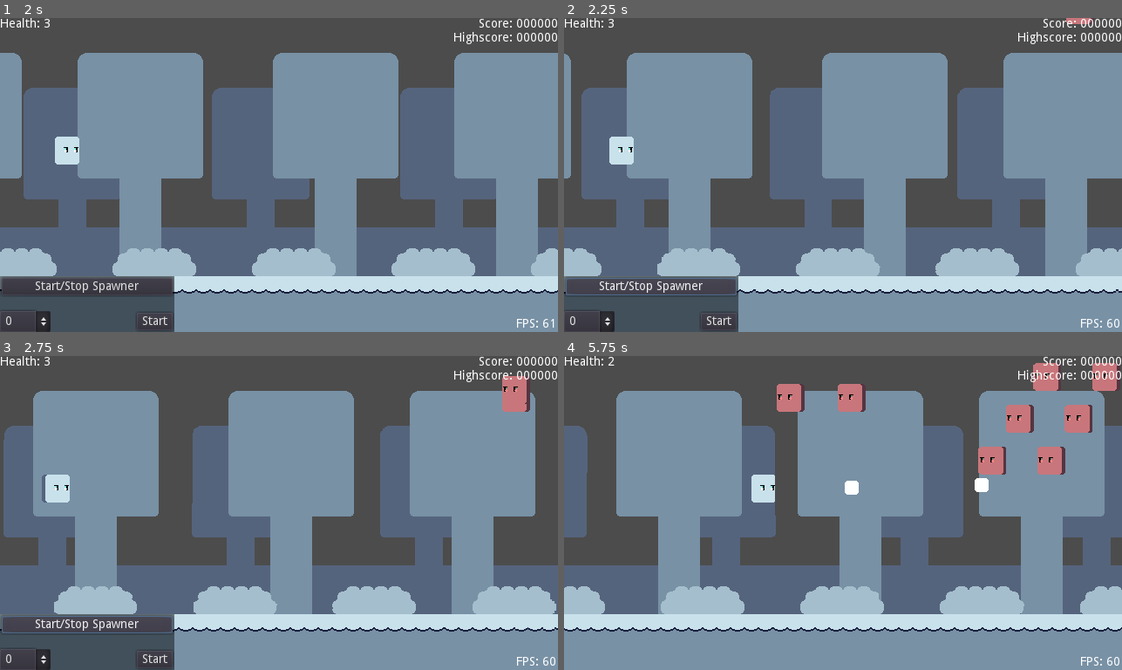
Above: before the commit, frames 1-4 (two rows, left to right).
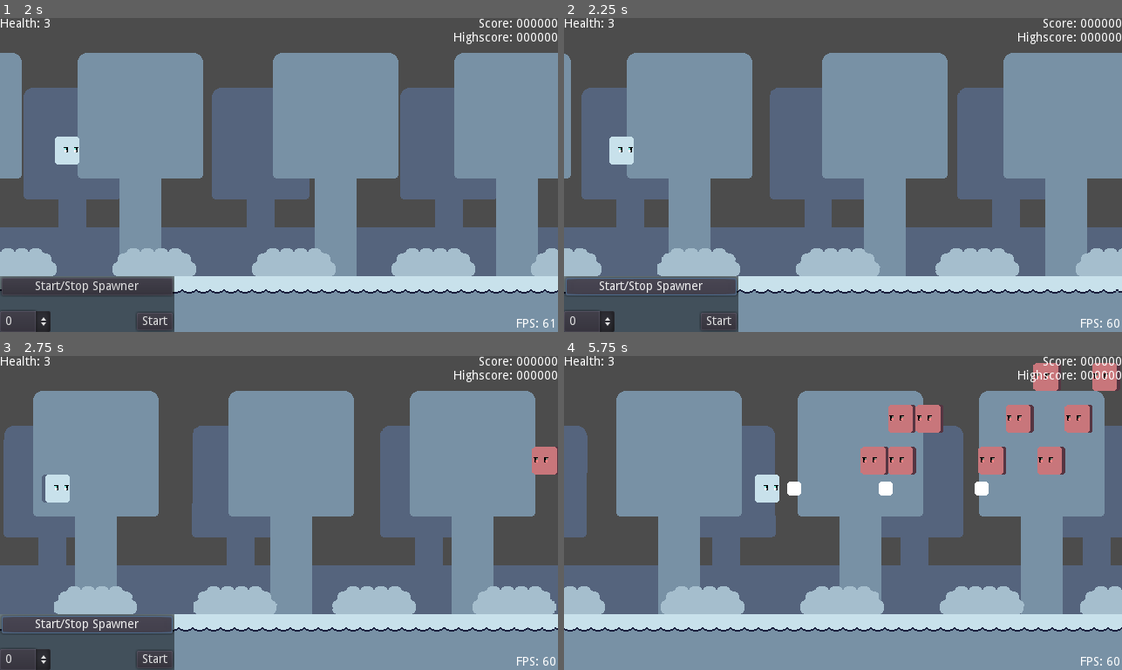
Above: after the commit, the same moments.

Repository: NexusrexDev/Geoshootria
Game: Godot game, scene res://Scenes/Rooms/MainMenu.tscn
Two runs of this game, one before a commit and one after it. Both use one fixed random seed, a clock stepped at 60 frames per second and the inputs below.
Inputs:
- Up to frame 1 (2 s): tap Enter (ui_select) at 0.5 s; hold D (ui_right) 0.53-1.28 s; hold Space (ui_accept) 0.53-1.28 s; tap Y (ui_customspawn) at 0.6, 1.55 s; hold S (ui_down) from 1.28 s (still down); tap Space (ui_accept) at 1.35, 1.52, 1.82 s
- Up to frame 2 (2.25 s): release S (ui_down) at 2 s; click "Start/Stop Spawner" at 2 s
- Up to frame 3 (2.75 s): no input
- Up to frame 4 (5.75 s): click "Start/Stop Spawner" at 2.75 s; click "Start" at 3.5 s; click "Start" at 4.25 s; hold D (ui_right) from 5.03 s (still down); hold Space (ui_accept) from 5.03 s (still down); tap Y (ui_customspawn) at 5.1 s

Frame 1 is identical in both runs. In frame 2, less than 0.1% of the frame differs, in the area x 90-95%, y 0-2%; in frame 3, 0.9%; in frame 4, 3.1%, in the area x 7-77%, y 1-47%.

Commit message:
Enemy work and refactors - Base for a new enemy action (Movement - Repositioning: dummyEnemy.gd) - Refactored the creationProperties into introProperties and actionProperties - Refactored the shooting method in the projectileCreator class into 3 separate functions - Enabled VSync

Diff:
--- a/Assets/Resources/easyPattern1.tres
+++ b/Assets/Resources/easyPattern1.tres
@@ -1,10 +1,10 @@
-[gd_resource type="Resource" load_steps=22 format=2]
+[gd_resource type="Resource" load_steps=14 format=2]
 
 [ext_resource path="res://Scripts/CustomResources/Spawner/patternResource.gd" type="Script" id=1]
 [ext_resource path="res://Scripts/CustomResources/Spawner/enemyResource.gd" type="Script" id=2]
 [ext_resource path="res://Scripts/CustomResources/directionResource.gd" type="Script" id=3]
 
-[sub_resource type="Resource" id=1]
+[sub_resource type="Resource" id=19]
 resource_name = "Direction"
 script = ExtResource( 3 )
 dir = 1
@@ -15,13 +15,8 @@
 enemyType = 1
 createAtPlayer = false
 enemyPosition = Vector2( 688, 164 )
-creationProperties = SubResource( 1 )
+actionProperties = SubResource( 19 )
 timeBreak = 0.3
-
-[sub_resource type="Resource" id=3]
-resource_name = "Direction"
-script = ExtResource( 3 )
-dir = 1
 
 [sub_resource type="Resource" id=4]
 resource_name = "Sinewave"
@@ -29,13 +24,8 @@
 enemyType = 1
 createAtPlayer = false
 enemyPosition = Vector2( 688, 164 )
-creationProperties = SubResource( 3 )
+actionProperties = SubResource( 19 )
 timeBreak = 0.3
-
-[sub_resource type="Resource" id=5]
-resource_name = "Direction"
-script = ExtResource( 3 )
-dir = 1
 
 [sub_resource type="Resource" id=6]
 resource_name = "Sinewave"
@@ -43,13 +33,8 @@
 enemyType = 1
 createAtPlayer = false
 enemyPosition = Vector2( 688, 164 )
-creationProperties = SubResource( 5 )
+actionProperties = SubResource( 19 )
 timeBreak = 2.0
-
-[sub_resource type="Resource" id=10]
-resource_name = "Direction"
-script = ExtResource( 3 )
-dir = 1
 
 [sub_resource type="Resource" id=7]
 resource_name = "Sinewave"
@@ -57,13 +42,8 @@
 enemyType = 1
 createAtPlayer = false
 enemyPosition = Vector2( 688, 256 )
-creationProperties = SubResource( 10 )
+actionProperties = SubResource( 19 )
 timeBreak = 0.3
-
-[sub_resource type="Resource" id=11]
-resource_name = "Direction"
-script = ExtResource( 3 )
-dir = 1
 
 [sub_resource type="Resource" id=8]
 resource_name = "Sinewave"
@@ -71,13 +51,8 @@
 enemyType = 1
 createAtPlayer = false
 enemyPosition = Vector2( 688, 256 )
-creationProperties = SubResource( 11 )
+actionProperties = SubResource( 19 )
 timeBreak = 0.3
-
-[sub_resource type="Resource" id=12]
-resource_name = "Direction"
-script = ExtResource( 3 )
-dir = 1
 
 [sub_resource type="Resource" id=9]
 resource_name = "Sinewave"
@@ -85,13 +60,8 @@
 enemyType = 1
 createAtPlayer = false
 enemyPosition = Vector2( 688, 256 )
-creationProperties = SubResource( 12 )
+actionProperties = SubResource( 19 )
 timeBreak = 2.0
-
-[sub_resource type="Resource" id=13]
-resource_name = "Direction"
-script = ExtResource( 3 )
-dir = 1
 
 [sub_resource type="Resource" id=14]
 resource_name = "Sinewave"
@@ -99,13 +69,8 @@
 enemyType = 1
 createAtPlayer = false
 enemyPosition = Vector2( 688, 72 )
-creationProperties = SubResource( 13 )
+actionProperties = SubResource( 19 )
 timeBreak = 0.3
-
-[sub_resource type="Resource" id=15]
-resource_name = "Direction"
-script = ExtResource( 3 )
-dir = 1
 
 [sub_resource type="Resource" id=16]
 resource_name = "Sinewave"
@@ -113,13 +78,8 @@
 enemyType = 1
 createAtPlayer = false
 enemyPosition = Vector2( 688, 72 )
-creationProperties = SubResource( 15 )
+actionProperties = SubResource( 19 )
 timeBreak = 0.3
-
-[sub_resource type="Resource" id=17]
-resource_name = "Direction"
-script = ExtResource( 3 )
-dir = 1
 
 [sub_resource type="Resource" id=18]
 resource_name = "Sinewave"
@@ -127,7 +87,7 @@
 enemyType = 1
 createAtPlayer = false
 enemyPosition = Vector2( 688, 72 )
-creationProperties = SubResource( 17 )
+actionProperties = SubResource( 19 )
 timeBreak = 0.0
 
 [resource]
--- /dev/null
+++ b/Scenes/Objects/EnemyFile/dummyEnemy.tscn
@@ -0,0 +1,14 @@
+[gd_scene load_steps=5 format=2]
+
+[ext_resource path="res://Scenes/Objects/Enemy.tscn" type="PackedScene" id=1]
+[ext_resource path="res://Scripts/Prototyping/dummyEnemy.gd" type="Script" id=2]
+[ext_resource path="res://Scenes/Objects/enemyProjectile.tscn" type="PackedScene" id=3]
+[ext_resource path="res://Scripts/projectileCreator.gd" type="Script" id=4]
+
+[node name="dummyEnemy" instance=ExtResource( 1 )]
+script = ExtResource( 2 )
+
+[node name="projectileCreator" type="Position2D" parent="." index="4"]
+position = Vector2( 0, -16 )
+script = ExtResource( 4 )
+projectileReferences = [ ExtResource( 3 ) ]
--- a/Scenes/Objects/Player.tscn
+++ b/Scenes/Objects/Player.tscn
@@ -30,7 +30,7 @@
 one_shot = true
 
 [node name="shootTimer" type="Timer" parent="."]
-wait_time = 0.4
+wait_time = 0.3
 one_shot = true
 
 [node name="DamageBox" type="Area2D" parent="."]
--- a/Scenes/Rooms/Level.tscn
+++ b/Scenes/Rooms/Level.tscn
@@ -8,15 +8,9 @@
 [ext_resource path="res://Scripts/ParallaxManager.gd" type="Script" id=6]
 [ext_resource path="res://Scenes/Objects/Spawner.tscn" type="PackedScene" id=7]
 [ext_resource path="res://Scenes/Objects/Interfaces/Gameplay/HUD.tscn" type="PackedScene" id=8]
-[ext_resource path="res://Assets/Resources/difficultPattern2.tres" type="Resource" id=9]
 [ext_resource path="res://Assets/Resources/easyPattern0.tres" type="Resource" id=10]
 [ext_resource path="res://Assets/Resources/empoweringPattern.tres" type="Resource" id=11]
-[ext_resource path="res://Assets/Resources/easyPattern4.tres" type="Resource" id=12]
-[ext_resource path="res://Assets/Resources/easyPattern3.tres" type="Resource" id=13]
-[ext_resource path="res://Assets/Resources/difficultPattern1.tres" type="Resource" id=14]
-[ext_resource path="res://Assets/Resources/easyPattern2.tres" type="Resource" id=15]
 [ext_resource path="res://Assets/Resources/easyPattern1.tres" type="Resource" id=16]
-[ext_resource path="res://Assets/Resources/difficultPattern0.tres" type="Resource" id=17]
 [ext_resource path="res://Scenes/Objects/Enemies/normalEnemy.tscn" type="PackedScene" id=18]
 [ext_resource path="res://Assets/Prototype/Audio/gamefirst.ogg" type="AudioStream" id=19]
 [ext_resource path="res://Assets/Animations/GameOver.tres" type="Animation" id=20]
@@ -182,7 +176,7 @@
 bus = "Music"
 
 [node name="Spawner" parent="." instance=ExtResource( 7 )]
-enemyPatterns = [ ExtResource( 10 ), ExtResource( 16 ), ExtResource( 15 ), ExtResource( 13 ), ExtResource( 12 ), ExtResource( 17 ), ExtResource( 14 ), ExtResource( 9 ) ]
+enemyPatterns = [ ExtResource( 10 ), ExtResource( 16 ), ExtResource( 10 ), ExtResource( 16 ), ExtResource( 10 ), ExtResource( 16 ), ExtResource( 10 ), ExtResource( 16 ) ]
 bossPatterns = [ ExtResource( 11 ), ExtResource( 11 ) ]
 empoweringPattern = ExtResource( 11 )
 selectionMinMax = [ 3, 7 ]
--- /dev/null
+++ b/Scenes/Rooms/enemytesting.tscn
@@ -0,0 +1,17 @@
+[gd_scene load_steps=5 format=2]
+
+[ext_resource path="res://Scripts/Prototyping/enemytesting.gd" type="Script" id=1]
+[ext_resource path="res://Scenes/Objects/EnemyFile/dummyEnemy.tscn" type="PackedScene" id=2]
+[ext_resource path="res://Scripts/CustomResources/repositionResource.gd" type="Script" id=3]
+
+[sub_resource type="Resource" id=1]
+resource_name = "Reposition properties"
+script = ExtResource( 3 )
+repositionPos = [ Vector2( -64, 0 ), Vector2( 128, -32 ), Vector2( 32, 0 ) ]
+shootOnStop = [ true, false, true ]
+
+[node name="Node2D" type="Node2D"]
+script = ExtResource( 1 )
+enemyScene = ExtResource( 2 )
+spawnPosition = Vector2( 320, 196 )
+actionProperties = SubResource( 1 )
--- a/Scripts/CustomResources/Spawner/enemyResource.gd
+++ b/Scripts/CustomResources/Spawner/enemyResource.gd
@@ -19,7 +19,8 @@
 export(enemies) var enemyType setget setEnemyType
 export(bool) var createAtPlayer
 export(Vector2) var enemyPosition
-export(Resource) var creationProperties
+export(Resource) var introProperties
+export(Resource) var actionProperties
 export(float, 0, 60) var timeBreak
 
 tool
--- /dev/null
+++ b/Scripts/CustomResources/repositionResource.gd
@@ -0,0 +1,10 @@
+# respositionResource.gd
+class_name respositionResource
+extends Resource
+
+export(Array, Vector2) var repositionPos
+export(Array, bool) var shootOnStop
+
+tool
+func _init():
+	resource_name = "Reposition properties"
--- a/Scripts/Enemies/aimEnemy.gd
+++ b/Scripts/Enemies/aimEnemy.gd
@@ -14,9 +14,9 @@
 	yield(get_tree().create_timer(0.5, false),"timeout")
 	var player = get_node("/root/Level/Player")
 	if player:
-		projectileCreator.shoot(0, projectileCreator.AT_OBJECT, 1, 0, player)
+		projectileCreator.targetShoot(0, player)
 	else:
-		projectileCreator.shoot(0, projectileCreator.ANGLE, 1, 180)
+		projectileCreator.angleShoot(0, 180)
 	shotCount -= 1
 	if shotCount > 0:
 		shooting()
--- a/Scripts/Enemies/bombEnemy.gd
+++ b/Scripts/Enemies/bombEnemy.gd
@@ -9,5 +9,5 @@
 	motion = forwardMotion
 
 func death():
-	projectileCreator.shoot(0, projectileCreator.CIRCULAR, 8)
+	projectileCreator.radialShoot(0, 0, 8)
 	queue_free()
--- a/Scripts/Enemies/chargerEnemy.gd
+++ b/Scripts/Enemies/chargerEnemy.gd
@@ -14,9 +14,9 @@
 	for _i in range(3):
 		var player = get_node("/root/Level/Player")
 		if player:
-			projectileCreator.shoot(0, projectileCreator.AT_OBJECT, 1, 0, player)
+			projectileCreator.targetShoot(0, player)
 		else:
-			projectileCreator.shoot(0, projectileCreator.ANGLE, 1, 180)
+			projectileCreator.angleShoot(0, 180)
 		yield(get_tree().create_timer(0.15, false),"timeout")
 	# Move on
 	var tempTween = get_tree().create_tween()
--- a/Scripts/Enemies/rungunEnemy.gd
+++ b/Scripts/Enemies/rungunEnemy.gd
@@ -11,17 +11,17 @@
 	# Step 2: shoot, then start moving to the position below/above
 	var player = get_node("/root/Level/Player")
 	if player:
-		projectileCreator.shoot(0, projectileCreator.AT_OBJECT, 1, 0, player)
+		projectileCreator.targetShoot(0, player)
 	else:
-		projectileCreator.shoot(0, projectileCreator.ANGLE, 1, 0)
+		projectileCreator.angleShoot(0)
 	yield(get_tree().create_timer(0.25, false), "timeout")
-	var gotoRun: Vector2 = Vector2(position.x, position.y + (148 * creationProperties.dir) )
+	var gotoRun: Vector2 = Vector2(position.x, position.y + (148 * actionProperties.dir) )
 	var tempTween = get_tree().create_tween()
 	yield(tempTween.tween_property(self, "position", gotoRun, 1), "finished")
 	# Step 3: shoot again, then run forward
 	if player:
-		projectileCreator.shoot(0, projectileCreator.AT_OBJECT, 1, 0, player)
+		projectileCreator.targetShoot(0, player)
 	else:
-		projectileCreator.shoot(0, projectileCreator.ANGLE, 1, 0)
+		projectileCreator.angleShoot(0)
 	tempTween = get_tree().create_tween()
 	tempTween.tween_property(self, "motion", forwardMotion, 0.2)
--- a/Scripts/Enemies/sineEnemy.gd
+++ b/Scripts/Enemies/sineEnemy.gd
@@ -9,7 +9,7 @@
 var sineX: float
 
 func startAction():
-	sineDirection = creationProperties.dir
+	sineDirection = actionProperties.dir
 	motion = forwardMotion
 
 func _process(delta):
--- a/Scripts/Enemies/zigzagEnemy.gd
+++ b/Scripts/Enemies/zigzagEnemy.gd
@@ -8,7 +8,7 @@
 onready var projectileCreator = $projectileCreator
 
 func startAction():
-	zigzagDirection = creationProperties.dir
+	zigzagDirection = actionProperties.dir
 	motion = forwardMotion
 	yield(get_tree().create_timer(timerValues[0], false),"timeout")
 	var tempTween = get_tree().create_tween()
@@ -17,9 +17,9 @@
 	# Shooting
 	var player = get_node("/root/Level/Player")
 	if player:
-		projectileCreator.shoot(0, projectileCreator.AT_OBJECT, 1, 0, player)
+		projectileCreator.targetShoot(0, player)
 	else:
-		projectileCreator.shoot(0, projectileCreator.ANGLE, 1, 180)
+		projectileCreator.angleShoot(0, 180)
 	# Going forwards again
 	tempTween = get_tree().create_tween()
 	tempTween.tween_property(self,"motion",forwardMotion,0.2)
--- a/Scripts/Player.gd
+++ b/Scripts/Player.gd
@@ -6,6 +6,7 @@
 export var speed = 200
 var motion : Vector2 = Vector2.ZERO
 var canControl : bool
+var lerpValue : float = .35
 onready var projectileCreator = $projectileCreator
 onready var shootTimer = $shootTimer
 onready var invisTimer = $iframeTimer
@@ -32,20 +33,20 @@
 		var y_input = Input.get_action_strength("ui_down") - Input.get_action_strength("ui_up")
 
 		if x_input != 0:
-			motion.x = lerp(motion.x, x_input, .25)
+			motion.x = lerp(motion.x, x_input, lerpValue)
 		else:
-			motion.x = lerp(motion.x, 0, .25)
+			motion.x = lerp(motion.x, 0, lerpValue)
 
 		if y_input != 0:
-			motion.y = lerp(motion.y, y_input, .25)
+			motion.y = lerp(motion.y, y_input, lerpValue)
 		else:
-			motion.y = lerp(motion.y, 0, .25)
+			motion.y = lerp(motion.y, 0, lerpValue)
 
 	move_and_slide(motion * speed)
 
 func shooting():
 	if shootTimer.is_stopped():
-		projectileCreator.shoot(0, projectileCreator.ANGLE, 1, 0)
+		projectileCreator.angleShoot(0)
 		shootTimer.start()
 
 func damage():
--- /dev/null
+++ b/Scripts/Prototyping/dummyEnemy.gd
@@ -0,0 +1,18 @@
+extends baseEnemy
+
+onready var projCreator = $projectileCreator
+export var waitGap: float = 0.3
+
+func startAction():
+	for i in actionProperties.repositionPos.size():
+		# Find new position
+		var newPosition = position + actionProperties.repositionPos[i]
+		var tweenTime: float = global_position.distance_to(newPosition) / 232
+		yield(get_tree().create_tween().tween_property(self, "position", newPosition, tweenTime).set_trans(Tween.TRANS_SINE).set_ease(Tween.EASE_IN_OUT), "finished")
+
+		# Shoot if allowed
+		if actionProperties.shootOnStop[i]:
+			projCreator.angleShoot(0, 180)
+
+		# Wait for gap time
+		yield(get_tree().create_timer(waitGap, false), "timeout")
--- /dev/null
+++ b/Scripts/Prototyping/enemytesting.gd
@@ -0,0 +1,14 @@
+extends Node2D
+
+export(PackedScene) var enemyScene
+export(Vector2) var spawnPosition
+export(Resource) var introProperties
+export(Resource) var actionProperties
+
+func _process(_delta):
+	if Input.is_action_just_released("ui_customspawn"):
+		var enemy = enemyScene.instance()
+		enemy.position = spawnPosition
+		enemy.introProperties = introProperties
+		enemy.actionProperties = actionProperties
+		add_child(enemy)
--- a/Scripts/Spawner.gd
+++ b/Scripts/Spawner.gd
@@ -95,7 +95,8 @@
 	var currentEnemyAtPlayer: bool = currentEnemyRef.createAtPlayer
 	var currentEnemyType: int = currentEnemyRef.enemyType
 	var currentEnemyPos: Vector2 = currentEnemyRef.enemyPosition
-	var currentCreationProps = currentEnemyRef.creationProperties
+	var currentIntroProps = currentEnemyRef.introProperties
+	var currentActionProps = currentEnemyRef.actionProperties
 	var currentTimeBreak = currentEnemyRef.timeBreak
 
 	# Instantiating the enemy
@@ -105,7 +106,8 @@
 		enemy.position = Vector2(688,player.position.y)
 	else:
 		enemy.position = currentEnemyPos
-	enemy.creationProperties = currentCreationProps
+	enemy.introProperties = currentIntroProps
+	enemy.actionProperties = currentActionProps
 	get_parent().call_deferred("add_child", enemy)
 
 	# Incrementing the currentEnemy variable and setting the timer
--- a/Scripts/baseEnemy.gd
+++ b/Scripts/baseEnemy.gd
@@ -5,13 +5,14 @@
 enum intro {
 	none,
 	tween,
-	special
+	foreground
 }
 
 ### Variables
 export(intro) var introType
 export var health: int
-export(Resource) var creationProperties
+export(Resource) var introProperties
+export(Resource) var actionProperties
 var score: int
 onready var invisTimer = $iframeTimer
 onready var tween = $Tween
@@ -35,8 +36,8 @@
 	match(introType):
 		intro.tween:
 			# Getting the initial position from the resource
-			var introEndPos: Vector2 = Vector2(position.x + creationProperties.gotoPos.x,
-				position.y + creationProperties.gotoPos.y)
+			var introEndPos: Vector2 = Vector2(position.x + introProperties.gotoPos.x,
+				position.y + introProperties.gotoPos.y)
 			# Calculating the time to spend for the tween
 			var tweenTime: float = global_position.distance_to(introEndPos) / 232
 			# Start tweening!
@@ -44,13 +45,13 @@
 					tweenTime, Tween.TRANS_SINE, Tween.EASE_IN_OUT)
 			tween.start()
 
-		intro.special:
+		intro.foreground:
 			# Disabling the collision for the intro and setting the enemy in front
 			$CollisionShape2D.disabled = true
 			z_index = 11
 			# Getting the initial position from the resource
-			var introEndPos: Vector2 = Vector2(position.x + creationProperties.gotoPos.x,
-				position.y + creationProperties.gotoPos.y)
+			var introEndPos: Vector2 = Vector2(position.x + introProperties.gotoPos.x,
+				position.y + introProperties.gotoPos.y)
 			# Calculating the time to spend for the tween
 			var tweenTime: float = global_position.distance_to(introEndPos) / 232
 			# Setting the sprite to be double the size
--- a/Scripts/projectileCreator.gd
+++ b/Scripts/projectileCreator.gd
@@ -3,39 +3,67 @@
 extends Position2D
 
 # Variables
-enum {
-	ANGLE,
-	CIRCULAR,
-	AT_OBJECT
-}
 export(Array, PackedScene) var projectileReferences
 export(Array, AudioStreamSample) var audioReferences
 
-func shoot(projectile: int, aimType, count: float, angle: float = 0, object: Node = null):
-	var creationAngle: float
-	var incrementValue: float
-	if aimType == AT_OBJECT:
-		# Find angle between the projectileCreator and the object
-		assert(object, "No object was found")
-		angle = Vector2(object.position.x - global_position.x,
-			- ((object.position.y - 16) - global_position.y) ).angle()
-		angle = rad2deg(angle)
-	if aimType == CIRCULAR:
-		# Circular blasts start from 0 degree, dividing the circle evenly
-		creationAngle = angle
-		incrementValue = 360 / count
-	else:
-		# Angular blasts create a 120 degree arc, using it as a reference to divide
-		var arc = 45
-		creationAngle = angle - (arc/2)
-		incrementValue = arc / (count + 1)
+func angleShoot(projectile: int, angle: float = 0, count: float = 1, offset: Vector2 = Vector2.ZERO):
+	# Angular blasts create a 120 degree arc, using it as a reference to divide
+	var arc = 45
+	var creationAngle: float = angle - (arc/2)
+	var incrementValue: float = arc / (count + 1)
+
 	# Instantiating the projectile
 	var level = get_tree().root.get_child(0)
+
 	for i in range(count):
 		var proj = projectileReferences[projectile].instance()
-		proj.position = global_position
+		proj.position = global_position + offset
 		proj.angle = creationAngle + (incrementValue * (i + 1))
 		level.call_deferred("add_child", proj)
+
 	# Playing on shooting
 	if audioReferences.size() > 0:
 		SFXManager.playSound(audioReferences[projectile].resource_path)
+
+func radialShoot(projectile: int, angle: float = 0, count: float = 1, offset: Vector2 = Vector2.ZERO):
+	# Circular blasts start from *angle* degree, dividing the circle evenly
+	var creationAngle: float = angle
+	var incrementValue: float = 360 / count
+
+	# Instantiating the projectile
+	var level = get_tree().root.get_child(0)
+
+	for i in range(count):
+		var proj = projectileReferences[projectile].instance()
+		proj.position = global_position + offset
+		proj.angle = creationAngle + (incrementValue * (i + 1))
+		level.call_deferred("add_child", proj)
+
+	# Playing on shooting
+	if audioReferences.size() > 0:
+		SFXManager.playSound(audioReferences[projectile].resource_path)
+
+func targetShoot(projectile: int, object: Node, count: float = 1, offset: Vector2 = Vector2.ZERO):
+	# Find angle between the projectileCreator and the object
+	assert(object, "No object was found")
+	var creationAngle: float = Vector2(object.position.x - global_position.x,
+		- ((object.position.y - 16) - global_position.y) ).angle()
+	creationAngle = rad2deg(creationAngle)
+
+	# Angular arc, in case of higher count of projectiles
+	var arc = 45
+	creationAngle = creationAngle - (arc/2)
+	var incrementValue: float = arc / (count + 1)
+
+	# Instantiating the projectile
+	var level = get_tree().root.get_child(0)
+
+	for i in range(count):
+		var proj = projectileReferences[projectile].instance()
+		proj.position = global_position + offset
+		proj.angle = creationAngle + (incrementValue * (i + 1))
+		level.call_deferred("add_child", proj)
+
+	# Playing on shooting
+	if audioReferences.size() > 0:
+		SFXManager.playSound(audioReferences[projectile].resource_path)
--- a/project.godot
+++ b/project.godot
@@ -40,6 +40,11 @@
 "path": "res://Scripts/projectileCreator.gd"
 }, {
 "base": "Resource",
+"class": "respositionResource",
+"language": "GDScript",
+"path": "res://Scripts/CustomResources/repositionResource.gd"
+}, {
+"base": "Resource",
 "class": "rungunResource",
 "language": "GDScript",
 "path": "res://Scripts/CustomResources/rungunResource.gd"
@@ -51,6 +56,7 @@
 "introResource": "",
 "patternResource": "",
 "projectileCreator": "",
+"respositionResource": "",
 "rungunResource": ""
 }
 
@@ -75,7 +81,6 @@
 window/size/width=640
 window/size/height=360
 window/size/resizable=false
-window/vsync/use_vsync=false
 window/stretch/mode="2d"
 
 [editor_plugins]
Not shown: 1 places in Scenes/Rooms/Level.tscn that only renumber resources
